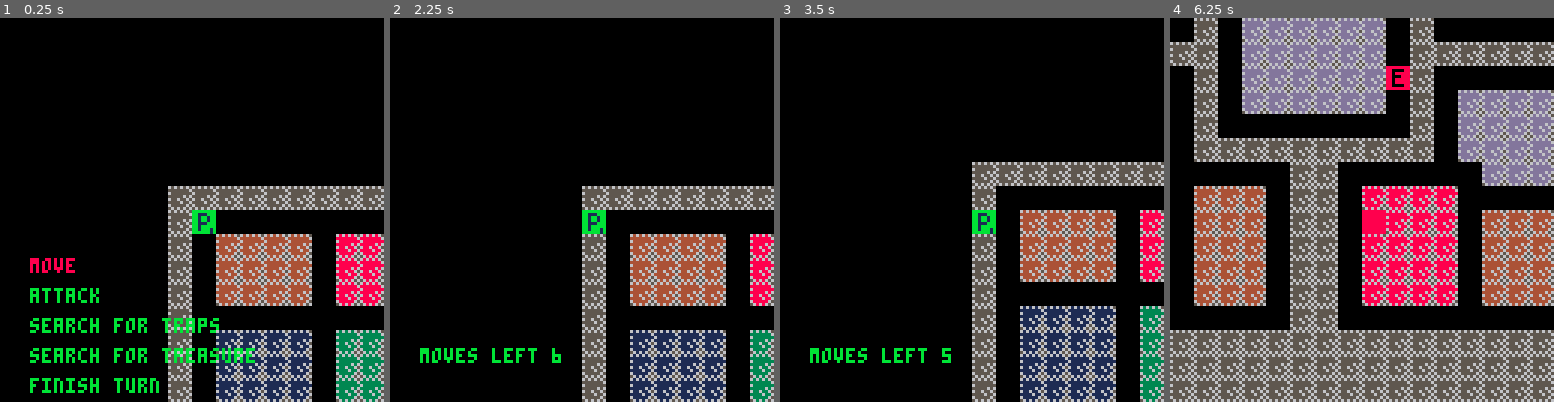
Above: before the commit, frames 1-4 (left to right).
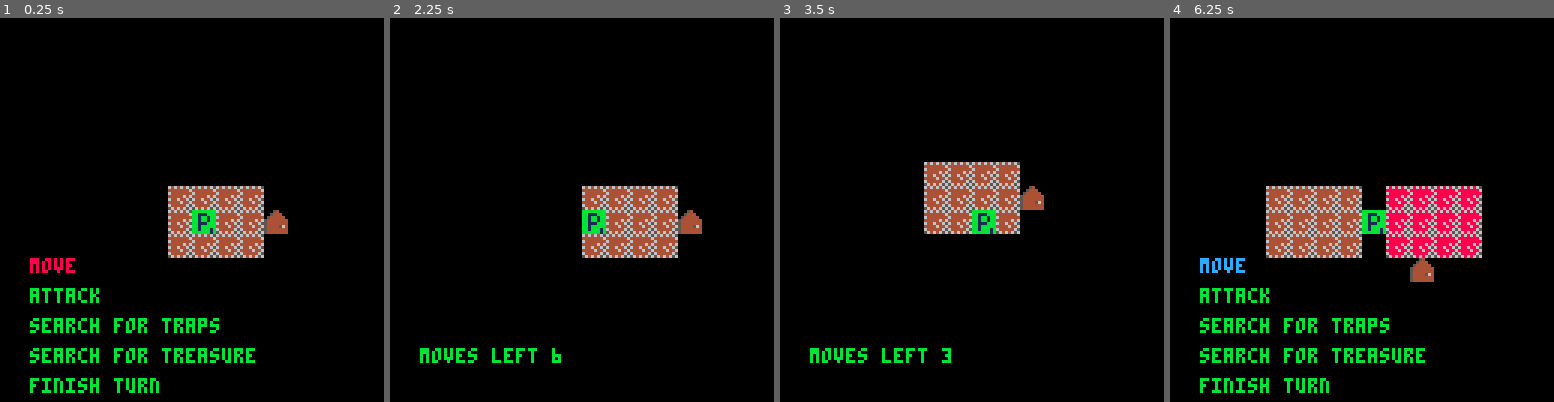
Above: after the commit, the same moments.

Repository: rad-corps/HQuest
Game: PICO-8 cartridge hq.p8
Two runs of this game, one before a commit and one after it. Both use one fixed random seed, a clock stepped at 60 frames per second and the inputs below.
Inputs:
- Up to frame 1 (0.25 s): no input
- Up to frame 2 (2.25 s): tap O (Z key) at 0.33, 0.7, 1.43, 2.22 s; tap X (X key) at 1.07, 2.07 s; hold Left from 1.97 s (still down)
- Up to frame 3 (3.5 s): release Left at 2.37 s; tap X (X key) every 0.33 s from 2.4 to 3.4 s; hold Down 2.42-2.82 s; hold Right from 2.87 s (still down); tap O (Z key) at 3.1 s
- Up to frame 4 (6.25 s): release Right at 3.53 s; hold Up 3.58-4.08 s; tap X (X key) every 0.33 s from 3.73 to 6.07 s; tap O (Z key) at 3.98, 4.87, 5.75 s; hold Right 4.13-4.53 s; hold Down 4.58-5.08 s; hold Left 5.13-5.8 s; hold Up 5.85-6.18 s; hold Left from 6.23 s (still down)

The runs differ from the first frame. In frame 1, 20% of the frame differs, in the area x 43-100%, y 43-100%; in frame 2, 18%; in frame 3, 23%; in frame 4, 68%, in the area x 0-100%, y 0-100%.
Error before the commit: runtime error line 174 tab 0; if self.pathindex > #self.path then; attempt to get length of field 'path' (a nil value)

Commit message:
Reveal hidden rooms when walking through doors

Diff:
--- a/hq.p8
+++ b/hq.p8
@@ -5,9 +5,68 @@
 actor_index=1
 player = {}
 enemy={ml=7,x=0,y=0}
+room={}
+rooms={}
 timer=0
 map_sz=32
 move_or_action_menu = {}
+mission = {
+	starting_point = {3,3},
+	door_locations = {
+		{6,3},
+		{8,5}
+	}
+}
+
+function init_mission()
+	for dl in all (mission.door_locations) do
+		printh(dl[1])
+		printh(dl[2])
+		mset(dl[1], dl[2],48)
+	end
+
+	actors[1].x = mission.starting_point[1]
+	actors[1].y = mission.starting_point[2]
+end
+
+function reveal_rooms(x,y)
+
+	printh("reveal rooms: " .. x .. ", " .. y)
+
+	for rm in all(rooms) do
+		--check for collision with x,y and rm
+		printh("checking room: " .. rm.x .. " " .. rm.y .." " .. rm.w .. " " .. rm.h)
+		if rm.x <= x  and rm.x + rm.w >= x and rm.y <= y and rm.h + rm.y >= y then
+			printh("revealing room: " .. rm.x .. " " .. rm.y)
+			rm.visible = true
+		end
+	end
+end
+
+function room:new(o)
+	o = o or {}   -- create object if user does not provide one
+	setmetatable(o, self)
+	self.__index = self
+	return o
+end
+
+function room:init(x, y, w, h, vis)
+	self.x = x
+	self.y = y
+	self.w = w
+	self.h = h
+	if vis == nil then
+		self.visible = false
+	else
+		self.visible = vis
+	end
+end
+
+function room:draw()
+	if (self.visible) then
+		map(self.x, self.y, self.x*8, self.y*8, self.w, self.h)
+	end
+end
 
 --player methods
 function player:new (o)
@@ -89,7 +148,15 @@
 	 --decrement movesleft if player moved
 	if self.x ~= prevx or self.y ~= prevy then
 		self.ml -= 1
-	end
+
+		--if we are on a door space
+		if mget(self.x, self.y) == 48 then
+			reveal_rooms(self.x, self.y)
+		end
+
+	end
+
+
 
 	--next actor if we run out of moves
 	if self.ml <= 0 then
@@ -279,15 +346,21 @@
 	move_or_action_menu[4] = "search for treasure"
 	move_or_action_menu[5] = "finish turn"
 
+	rooms[1] = room:new()
+	rooms[2] = room:new()
+	rooms[1]:init(1,1,6,5,true)
+	rooms[2]:init(6,1,6,5)
+
 	--init players and enemies
 	actors[1] = player:new()
-	actors[1].x = 1
-	actors[1].y = 1
+
 	for i=2, 3 do
 		actors[i] = enemy:new()
 		actors[i].x = flr(rnd(32))
 		actors[i].y = flr(rnd(32))
 	end
+
+	init_mission()
 end
 
 function _update()
@@ -298,7 +371,11 @@
 function _draw()
 	--clear screen and draw map
 	cls()
-	map()
+	--map()
+
+	for rm in all(rooms) do
+		rm:draw()
+	end
 
 	--draw all actors
 	for k, v in pairs(actors) do
